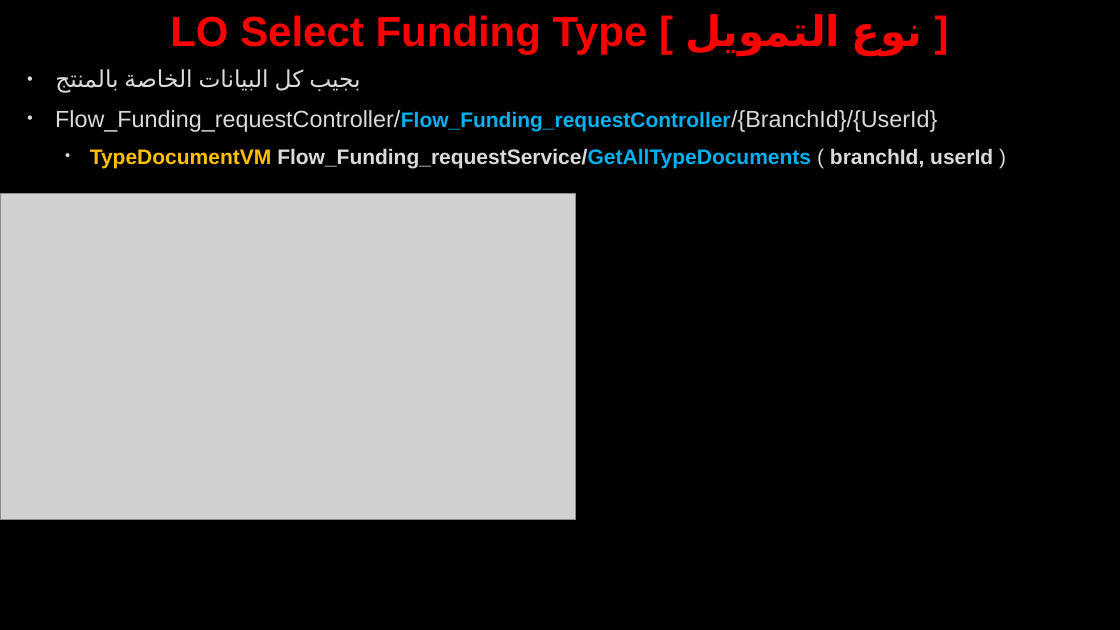
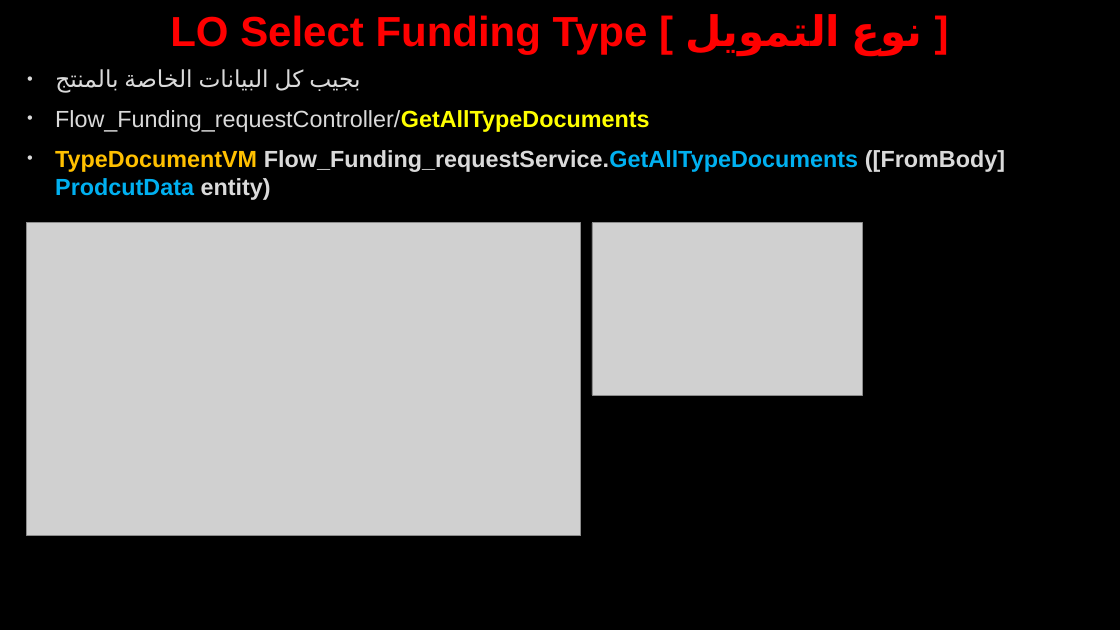
Before and after one commit to AhmedMohamedSamir1/Summary, a slide deck: slide 6 of Dot Net/Business.pptx (slide 11 before the commit). Drawn at 1120x630 pixels with LibreOffice and Linux fonts; fonts in the diff are those of the drawing; grey boxes stand for pictures; background and template pictures are left out. Boxes give left, top, right and bottom in pixels: in the first picture for what was removed or moved away, otherwise in the second. Text is boxed around its words. In the diff, an @@ line names an element or a change of style, - is before the commit and + after.

```diff
--- a/Dot Net/Business.pptx
+++ b/Dot Net/Business.pptx
@@ text at (55, 110, 1005, 200): text changed; size 18 to 20 pt @@
-• Flow_Funding_requestController/Flow_Funding_requestController/{BranchId}/{UserId}
-  • TypeDocumentVM Flow_Funding_requestService/GetAllTypeDocuments ( branchId, userId )
+• Flow_Funding_requestController/GetAllTypeDocuments
+• TypeDocumentVM Flow_Funding_requestService.GetAllTypeDocuments ([FromBody] ProdcutData entity)
@@ picture: place and size @@
-picture at (0, 194, 576, 520)
+picture at (27, 223, 581, 536)
@@ picture added at (592, 223, 863, 395) @@
```
Also in this commit, not shown: 27 other slides changed, 64 slides added, 16 slides removed, 8 other files.
